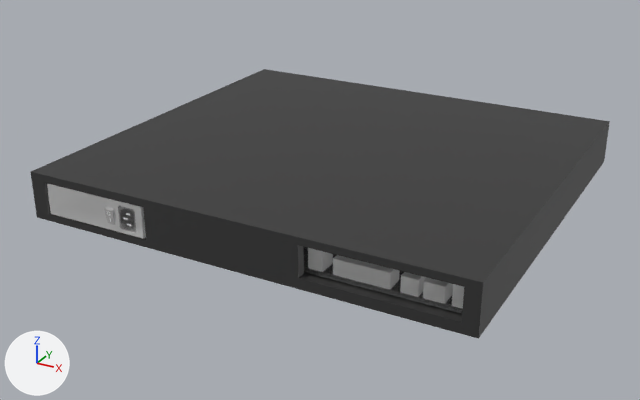
One commit to the FBX model Assets/Models/Server.fbx: the scene before it, then after it.
Before and after are seen from a camera (50 mm lens) standing at (4.19, -9.84, 3.6) and looking at (-0.12, -2.01, -0.32). Every picture has the same lights, and +X, +Y and +Z are marked at lower left. The older version comes first. Where no turn or scale is listed for an object, it has been applied to the vertices.

In view in the first picture: 'Cover', 'Cube', 'PSUThin_2000kW', 'Ports' and 1 more.
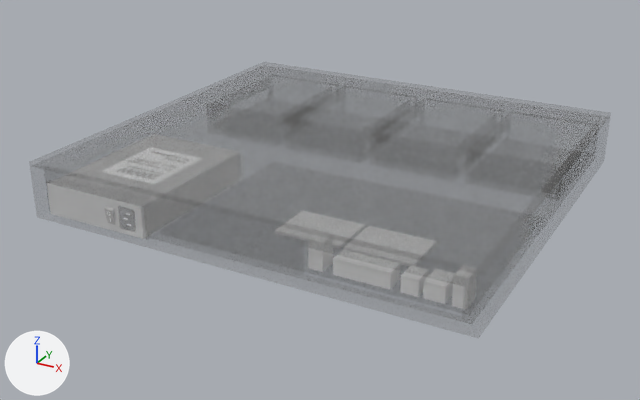
Diff of the bpy script that builds the scene:
```diff
--- a/Assets/Models/Server.fbx.py
+++ b/Assets/Models/Server.fbx.py
@@ img_colorpalette_png @@
-img_colorpalette_png = load_image('ColorPalette.png', '../Texture2D/ColorPalette.png', 256, 256, 'sRGB')
+img_colorpalette_png = load_image('ColorPalette.png', '../Texture2D/ColorPalette.png', 256, 256, 'Non-Color')
@@ mat_material_001 @@
 n0 = _N.new('ShaderNodeBsdfPrincipled'); n0.name = 'Principled BSDF'
 n2.image = img_colorpalette_png
+n3 = _N.new('ShaderNodeTexImage'); n3.name = 'Image Texture.001'
+n3.image = img_colorpalette_png
 _L.new(n2.outputs[0], n0.inputs[0])  # 'Color' to 'Base Color'
 _L.new(n0.outputs[0], n1.inputs[0])  # 'BSDF' to 'Surface'
+_L.new(n3.outputs[0], n0.inputs[4])  # 'Color' to 'Alpha'
@@ me_cube_003 @@
 # used by ob_cover; location = (0.0, 0.0, -0.418)
-me_cube_003.from_pydata(...)  # 8 vertices, 6 faces; spans x -2.38..2.38, y -3.95..0.48, z 0.66..0.68
+me_cube_003.from_pydata(...)  # 8 vertices, 6 faces; spans x -2.38..2.38, y -3.95..0.48, z 0.66..0.71
+# me_cube_003 part 2: the whole mesh is scaled about its middle by (1, 1, 2.48), then moved by (0.0, 0.0, 0.01)
 me_cube_003.materials.append(mat_material_001)
@@ me_cube @@
 # used by ob_cube; location = (0.243, -1.564, 0.0)
 # before: 1 (-2.54, -2.3, 0.24) at pixel (44, 171), 3 (-2.54, 1.95, 0.24) at pixel (266, 72), 5 (2.05, -2.3, 0.24), 7 (2.05, 1.95, 0.24) at pixel (599, 123), 8 (-2.63, -2.39, 0.24) at pixel (30, 173)
 # before: 9 (-2.63, 2.04, 0.24), 10 (2.14, 2.04, 0.24) at pixel (609, 122), 11 (2.14, -2.39, 0.24) at pixel (483, 284)
-me_cube.from_pydata(...)  # 112 vertices, 67 faces; spans x -2.63..2.14, y -2.39..2.04, z -0.24..0.24
+me_cube.from_pydata(...)  # 112 vertices, 67 faces; spans x -2.63..2.14, y -2.39..2.04, z -0.24..0.32
+# me_cube part 1
+for i in [1, 3, 5, *range(7, 12)]: me_cube.vertices[i].co += Vector((0.0, 0.0, 0.08))
 me_cube.materials.append(mat_material_001)
@@ ob_cover @@
 ob_cover = bpy.data.objects.new('Cover', me_cube_003)
-ob_cover.location = (0.0, 0.0, -0.418)
+ob_cover.location = (0.0, 0.0, -0.34)
```

Boxes [x1, y1, x2, y2] around the edits, measured in the pictures (640 x 400 px):
'Cover', surface changed, moved (not visible afterwards)
    before: [31, 69, 610, 285]
'Cube', surface changed, reshaped (not visible afterwards)
    before: [31, 124, 609, 339]
